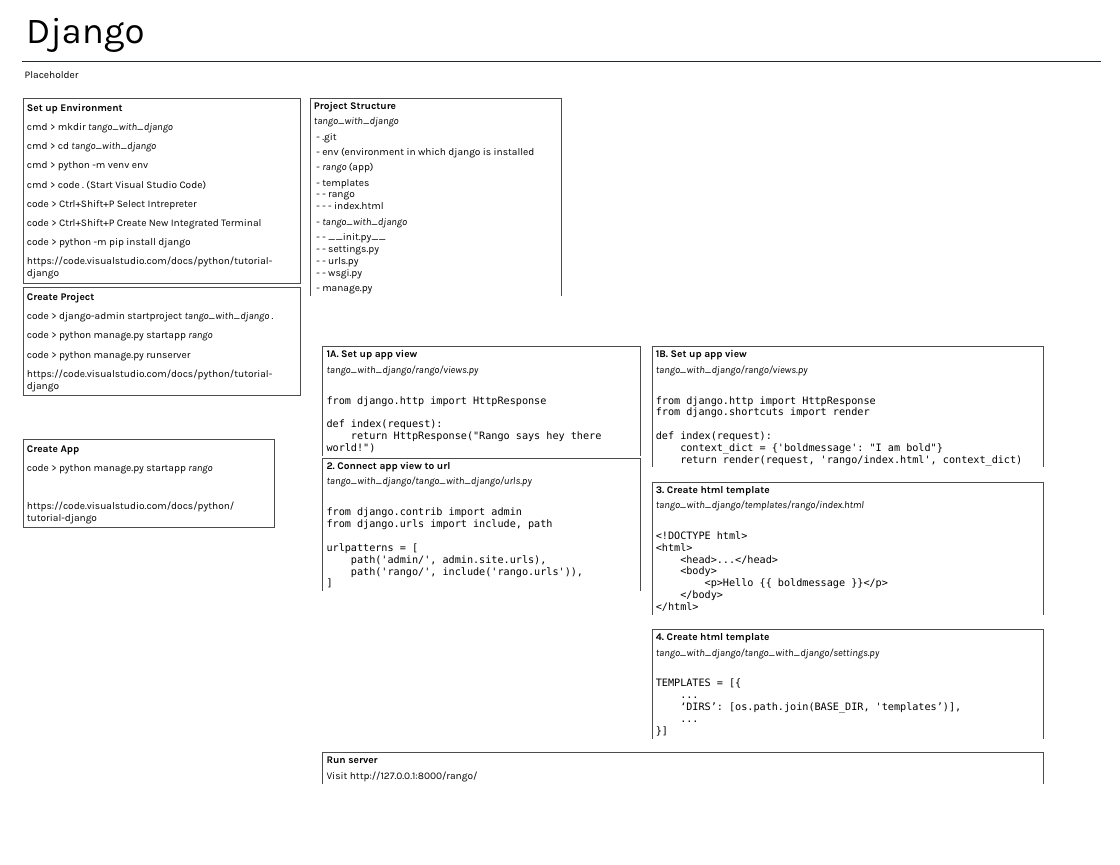
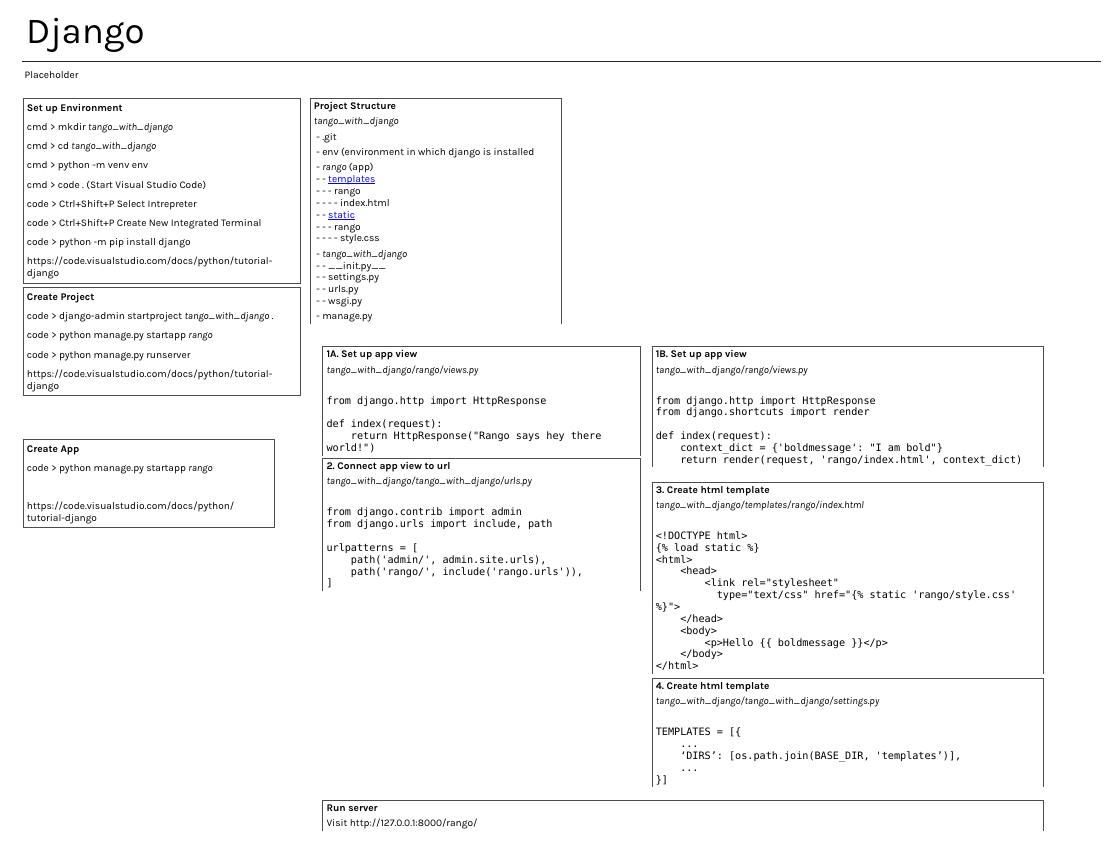
Before and after one commit to jacobferlin/cheatsheets, a slide deck: slide 1 of Django.pptx. Drawn at 1120x865 pixels with LibreOffice and Linux fonts; fonts in the diff are those of the drawing. Boxes give left, top, right and bottom in pixels: in the first picture for what was removed or moved away, otherwise in the second. Text is boxed around its words. In the diff, an @@ line names an element or a change of style, - is before the commit and + after.

Commit message:
Added how to do css files.

```diff
--- a/Django.pptx
+++ b/Django.pptx
@@ table at box(310, 98, 561, 330) @@
-row 5: - rango (app)
-row 6: - templates / - - rango / - - - index.html
-row 7: - tango_with_django
-row 8: - - __init.py__ / - - settings.py / - - urls.py / - - wsgi.py
+row 5: - rango (app) / - - templates / - - - rango / - - - - index.html / - - static / - - - rango / - - - - style.css
+row 6: - tango_with_django / - - __init.py__ / - - settings.py / - - urls.py / - - wsgi.py
@@ table at box(652, 482, 1043, 674) @@
@@ row 4, column 1: "<!DOCTYPE html> / <html> / <head>...</head> / <body> / <p>Hello {{ boldmessage }}</p> / </body> / </html>" to "<!DOCTYPE html> / {% load static %} / <html> / <head> / <link rel="stylesheet" / type="text/css" href="{% static 'rango/style.css' %}"> / </head> / <body> / <p>Hello {{ boldmessage }}</p> / </body> / </html>" @@
@@ table: place and size @@
-table at box(652, 630, 1043, 741)
+table at box(652, 679, 1043, 790)
@@ table: place and size @@
-table at box(323, 754, 1043, 786)
+table at box(323, 800, 1043, 833)
```
